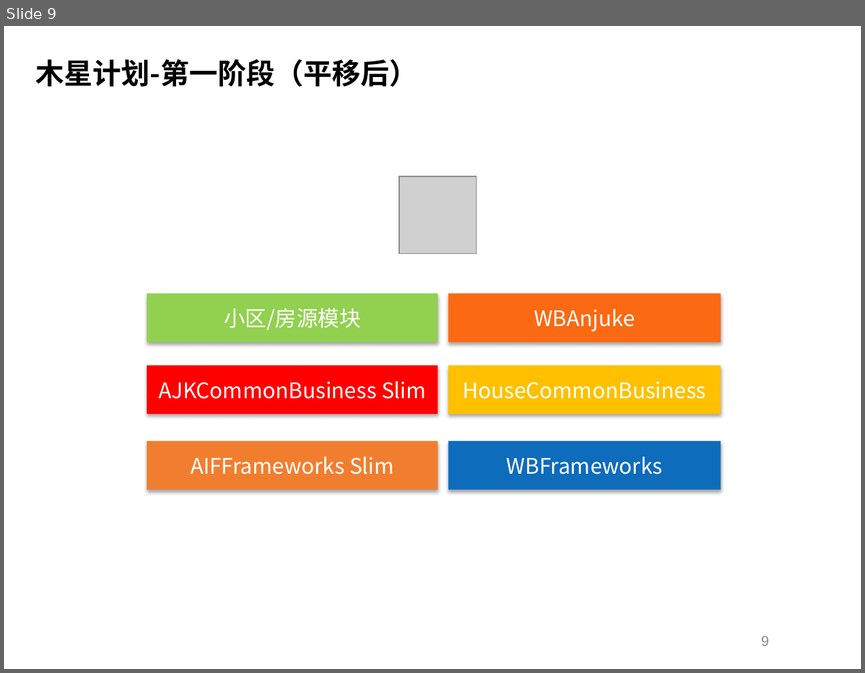
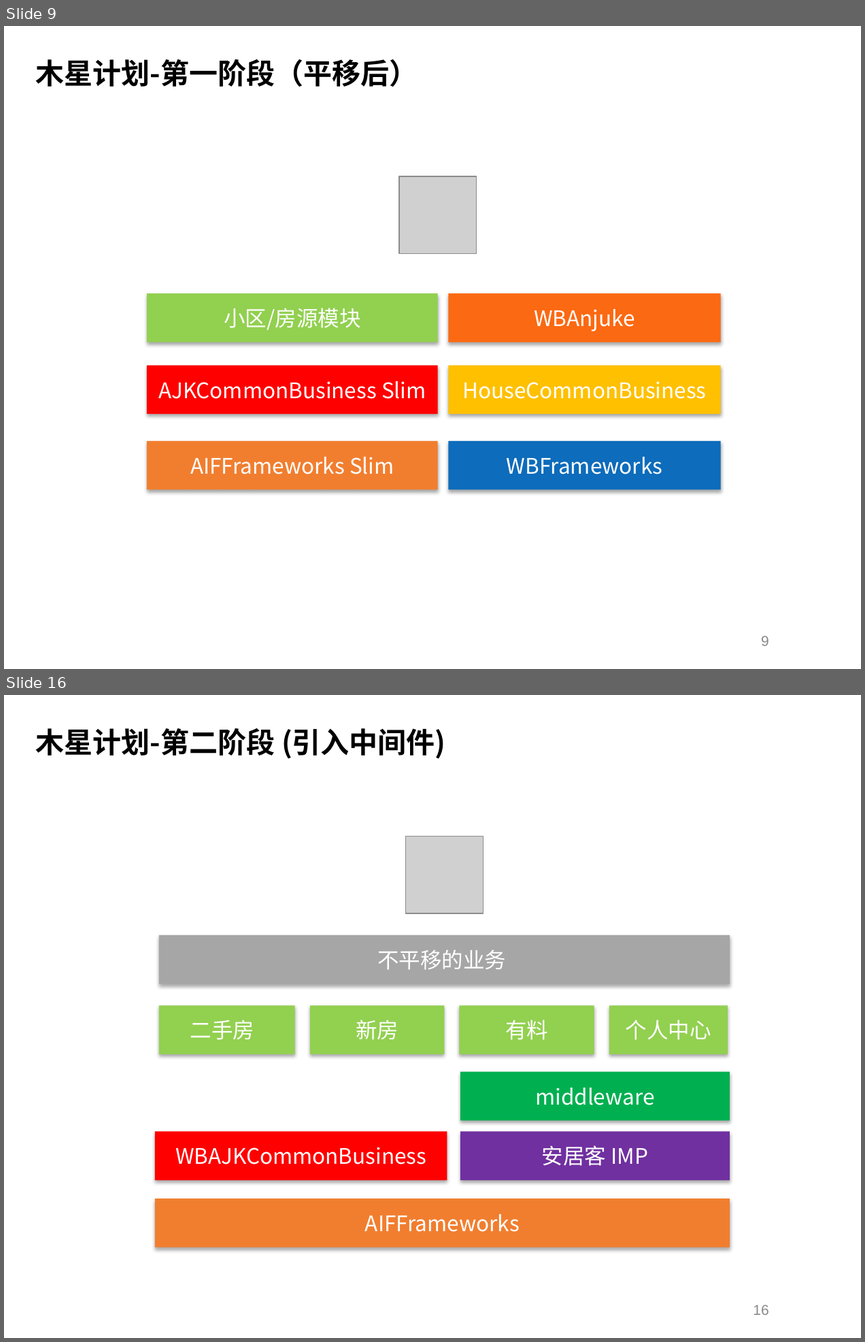
Before and after one commit to Geph0rce/Demo, a slide deck: documents/钱杰_2019年度总结述职报告.pptx. Shown one above the other, each under a label of ours: slide 9 before the commit, slides 9 and 16 after it; the slides between them are not shown. The pictures are 865x673 and 865x1342 pixels, drawn with LibreOffice and Linux fonts; fonts in the diff are those of the drawing; grey boxes stand for pictures; background and template pictures are left out. Boxes give left, top, right and bottom in pixels: in the first picture for what was removed or moved away, otherwise in the second. Text is boxed around its words. In the diff, an @@ line names an element or a change of style, - is before the commit and + after.

```diff
--- a/documents/钱杰_2019年度总结述职报告.pptx
+++ b/documents/钱杰_2019年度总结述职报告.pptx
@@ slide 16 added at (x1=4, y1=695, x2=861, y2=1338), background picture (left out) @@
@@ text added at (x1=36, y1=728, x2=446, y2=759), 24 pt, text #000000, bold @@
+木星计划-第二阶段 (引入中间件)
@@ picture added at (x1=406, y1=836, x2=483, y2=913) @@
@@ rectangle added at (x1=159, y1=935, x2=730, y2=984), fill #A6A6A6, 18 pt, text #FFFFFF @@
+不平移的业务
@@ rectangle added at (x1=159, y1=1005, x2=295, y2=1054), fill #92D050, 18 pt, text #FFFFFF @@
+二手房
@@ rectangle added at (x1=310, y1=1005, x2=445, y2=1054), fill #92D050, 18 pt, text #FFFFFF @@
+新房
@@ rectangle added at (x1=459, y1=1005, x2=594, y2=1054), fill #92D050, 18 pt, text #FFFFFF @@
+有料
@@ rectangle added at (x1=609, y1=1005, x2=727, y2=1054), fill #92D050, 18 pt, text #FFFFFF @@
+个人中心
@@ rectangle added at (x1=460, y1=1071, x2=729, y2=1120), fill #00B050, 18 pt, text #FFFFFF @@
+middleware
@@ rectangle added at (x1=155, y1=1131, x2=447, y2=1180), fill #FF0000, 18 pt, text #FFFFFF @@
+WBAJKCommonBusiness
@@ rectangle added at (x1=460, y1=1131, x2=729, y2=1180), fill #7030A0, 18 pt, text #FFFFFF @@
+安居客 IMP
@@ rectangle added at (x1=155, y1=1198, x2=730, y2=1246), fill #F17E2F, 18 pt, text #FFFFFF @@
+AIFFrameworks
@@ page number added at (x1=753, y1=1304, x2=768, y2=1314), 12 pt, text #898989 @@
+16
```
Also in this commit, not shown: 1 slide changed, 7 other slides added, 1 other file.
